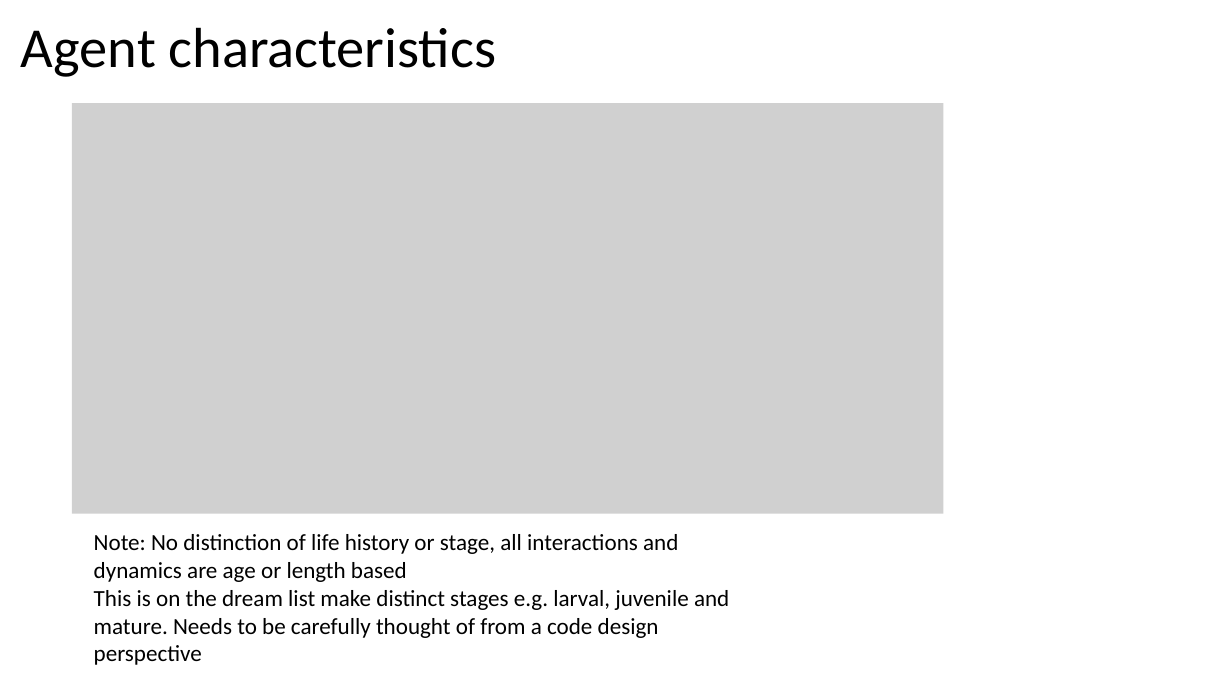
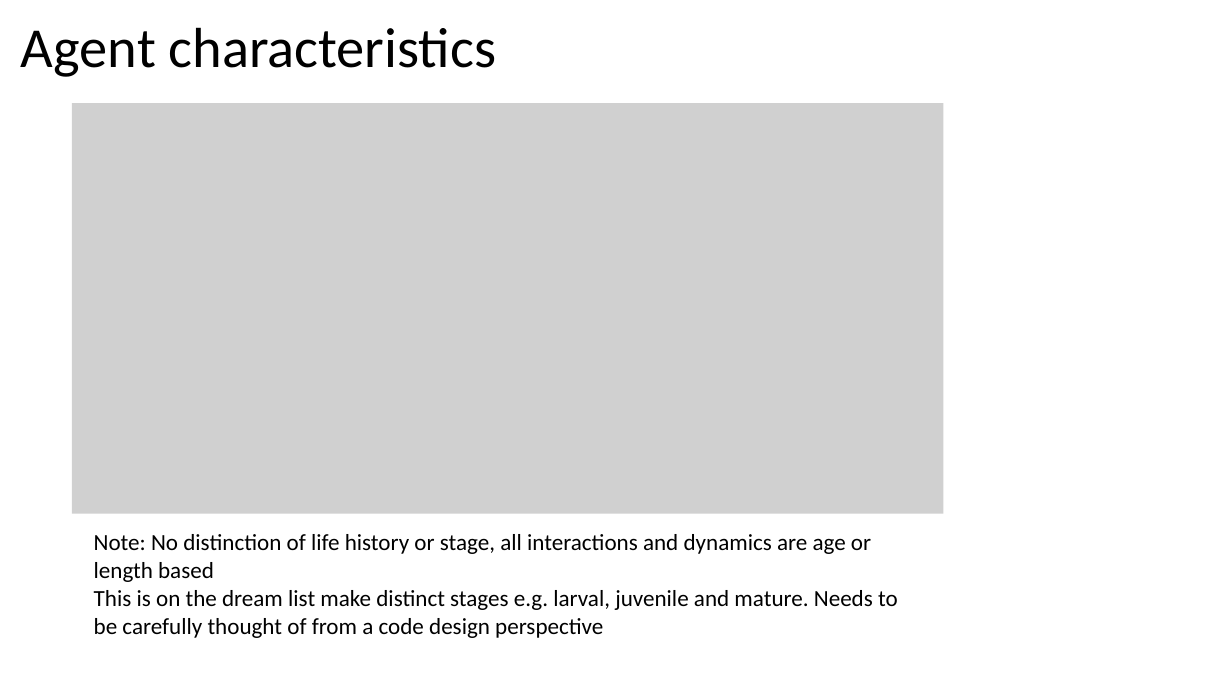
Before and after one commit to Craig44/CABM, a slide deck: slide 5 of Documentation/Presentations/SILC.pptx. Drawn at 1232x693 pixels with LibreOffice and Linux fonts; fonts in the diff are those of the drawing; grey boxes stand for pictures. Boxes give left, top, right and bottom in pixels: in the first picture for what was removed or moved away, otherwise in the second. Text is boxed around its words. In the diff, an @@ line names an element or a change of style, - is before the commit and + after.

```diff
--- a/Documentation/Presentations/SILC.pptx
+++ b/Documentation/Presentations/SILC.pptx
@@ text "Note: No distinction of life ..." rewrapped from (94, 534, 729, 665) to (94, 534, 898, 638) @@
```
Also in this commit, not shown: 3 other slides changed, 1 slide removed.
